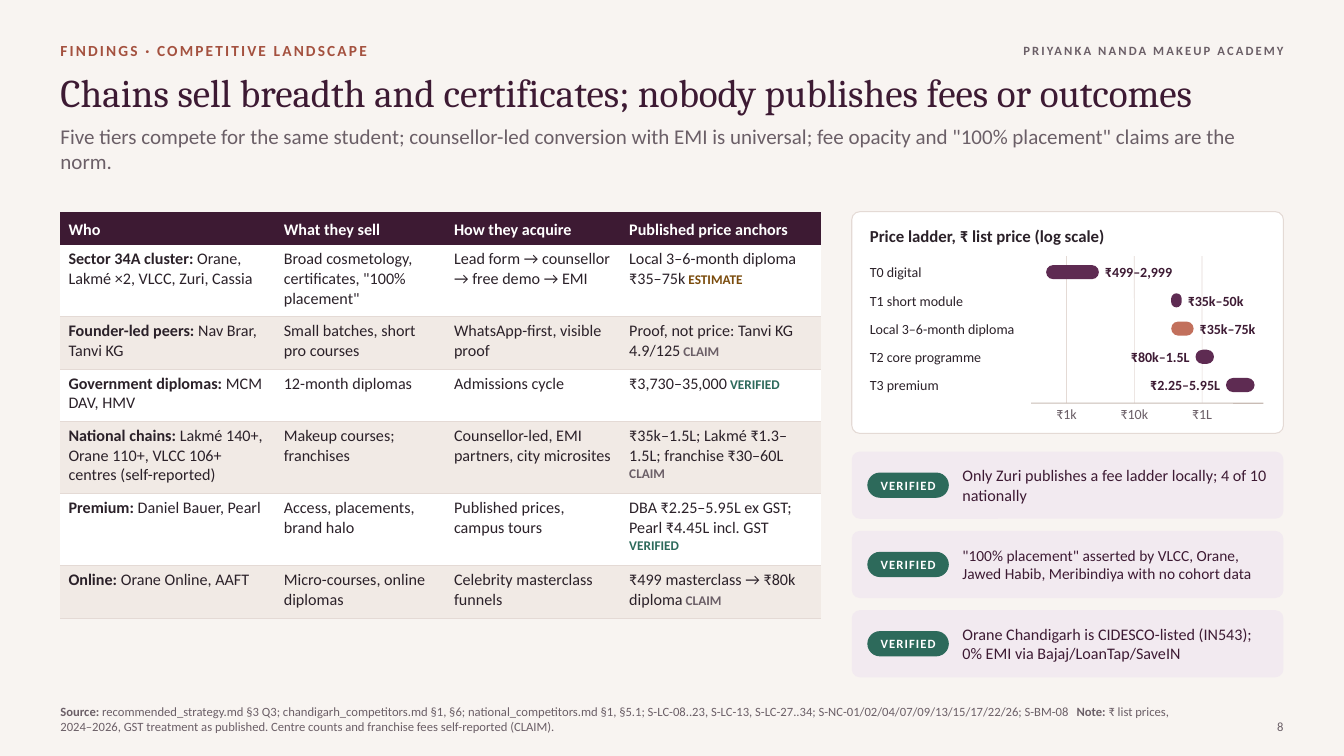
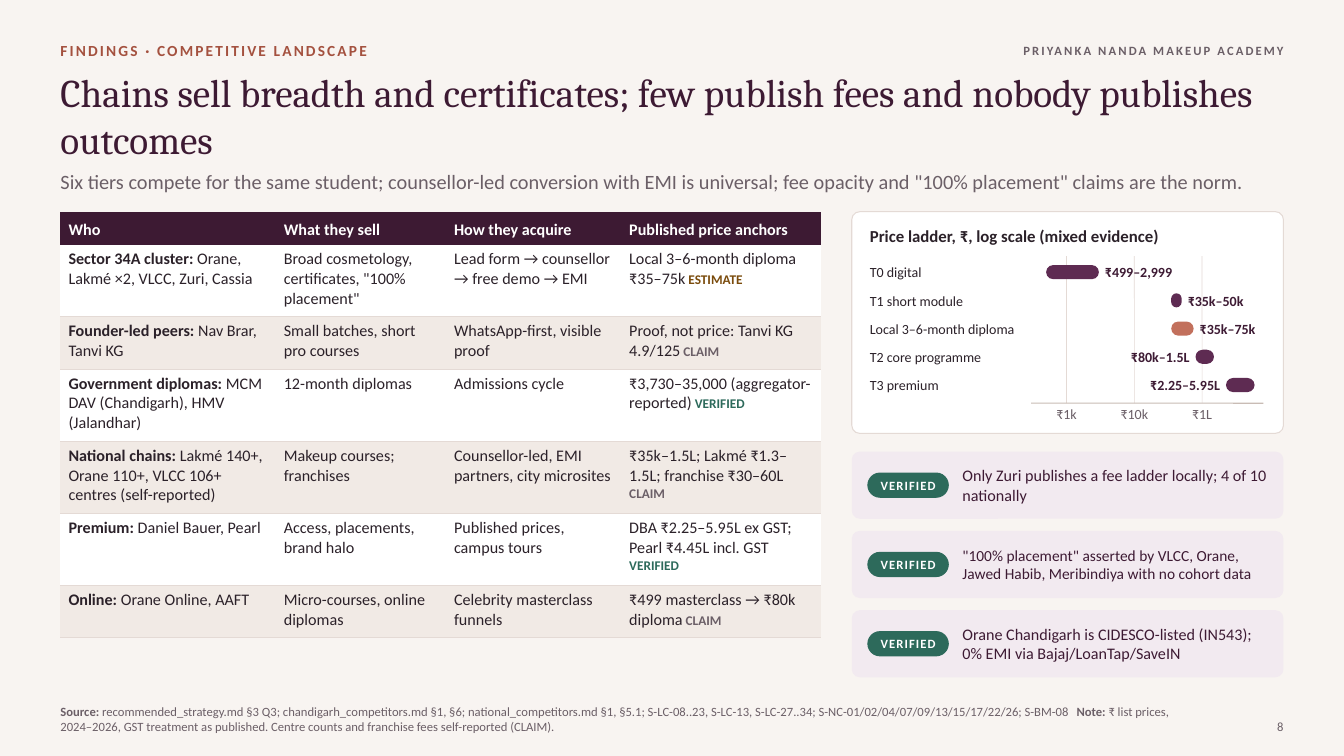
Before and after one commit to ravishchaaubey/apna-demo, a slide deck: slide 8 of priyanka_nanda_academy/final/Priyanka_Nanda_Academy_Growth_Strategy.pptx. Drawn at 1344x756 pixels with LibreOffice and Linux fonts; fonts in the diff are those of the drawing. Boxes give left, top, right and bottom in pixels: in the first picture for what was removed or moved away, otherwise in the second. Text is boxed around its words. In the diff, an @@ line names an element or a change of style, - is before the commit and + after.

```diff
--- a/priyanka_nanda_academy/final/Priyanka_Nanda_Academy_Growth_Strategy.pptx
+++ b/priyanka_nanda_academy/final/Priyanka_Nanda_Academy_Growth_Strategy.pptx
@@ title at box(60, 79, 1252, 155): text changed @@
-Chains sell breadth and certificates; nobody publishes fees or outcomes
+Chains sell breadth and certificates; few publish fees and nobody publishes outcomes
@@ text at box(60, 175, 1242, 192): text changed; size 15 to 14.5 pt @@
-Five tiers compete for the same student; counsellor-led conversion with EMI is universal; fee opacity and "100% placement" claims are the norm.
+Six tiers compete for the same student; counsellor-led conversion with EMI is universal; fee opacity and "100% placement" claims are the norm.
@@ table at box(60, 212, 823, 632) @@
-row 4, column 1: Government diplomas: MCM DAV, HMV
+row 4, column 1: Government diplomas: MCM DAV (Chandigarh), HMV (Jalandhar)
-row 4, column 4: ₹3,730–35,000 VERIFIED
+row 4, column 4: ₹3,730–35,000 (aggregator-reported) VERIFIED
@@ text at box(870, 229, 1159, 245): text changed @@
-Price ladder, ₹ list price (log scale)
+Price ladder, ₹, log scale (mixed evidence)
```
Also in this commit, not shown: 28 other slides changed, 7 other files.
